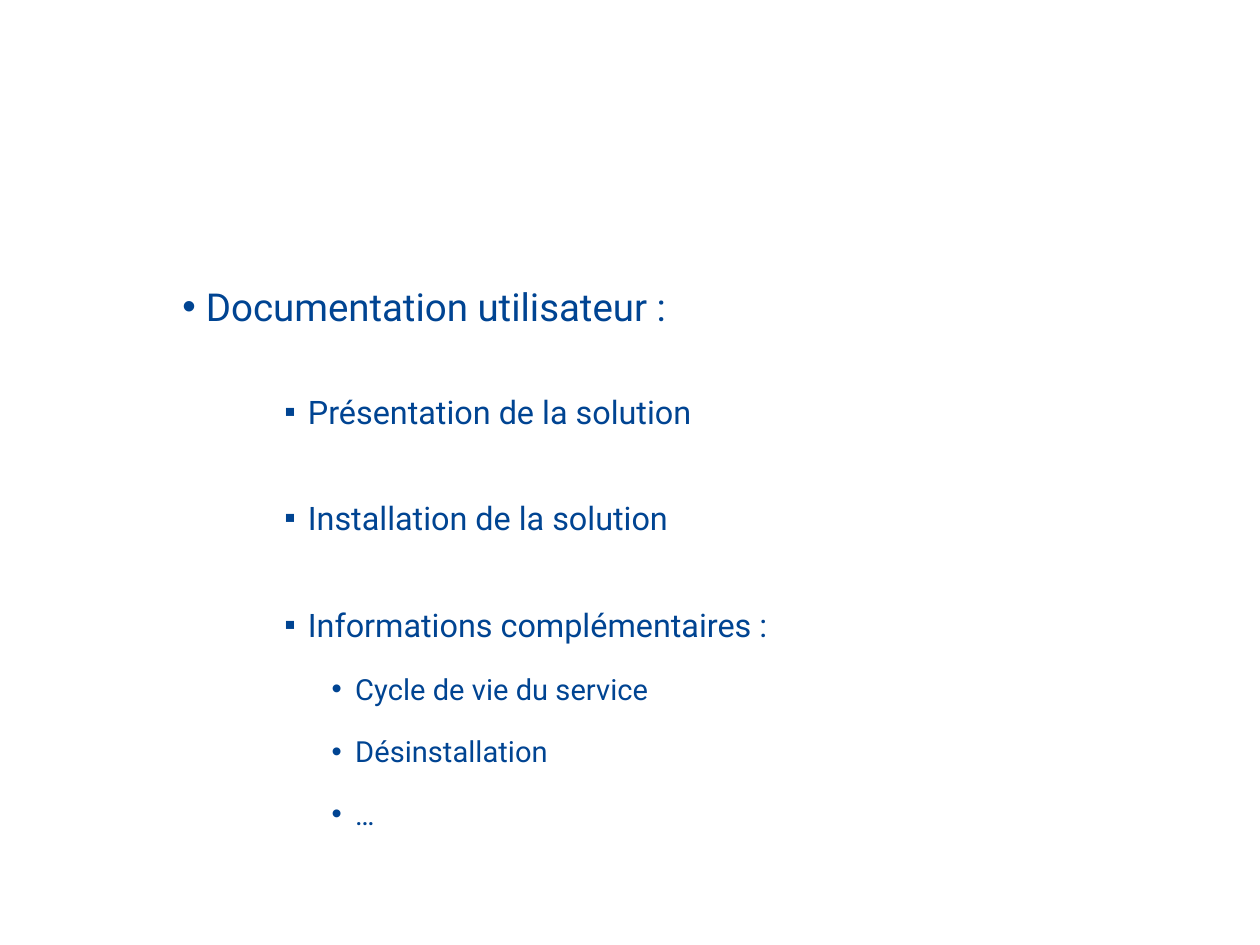
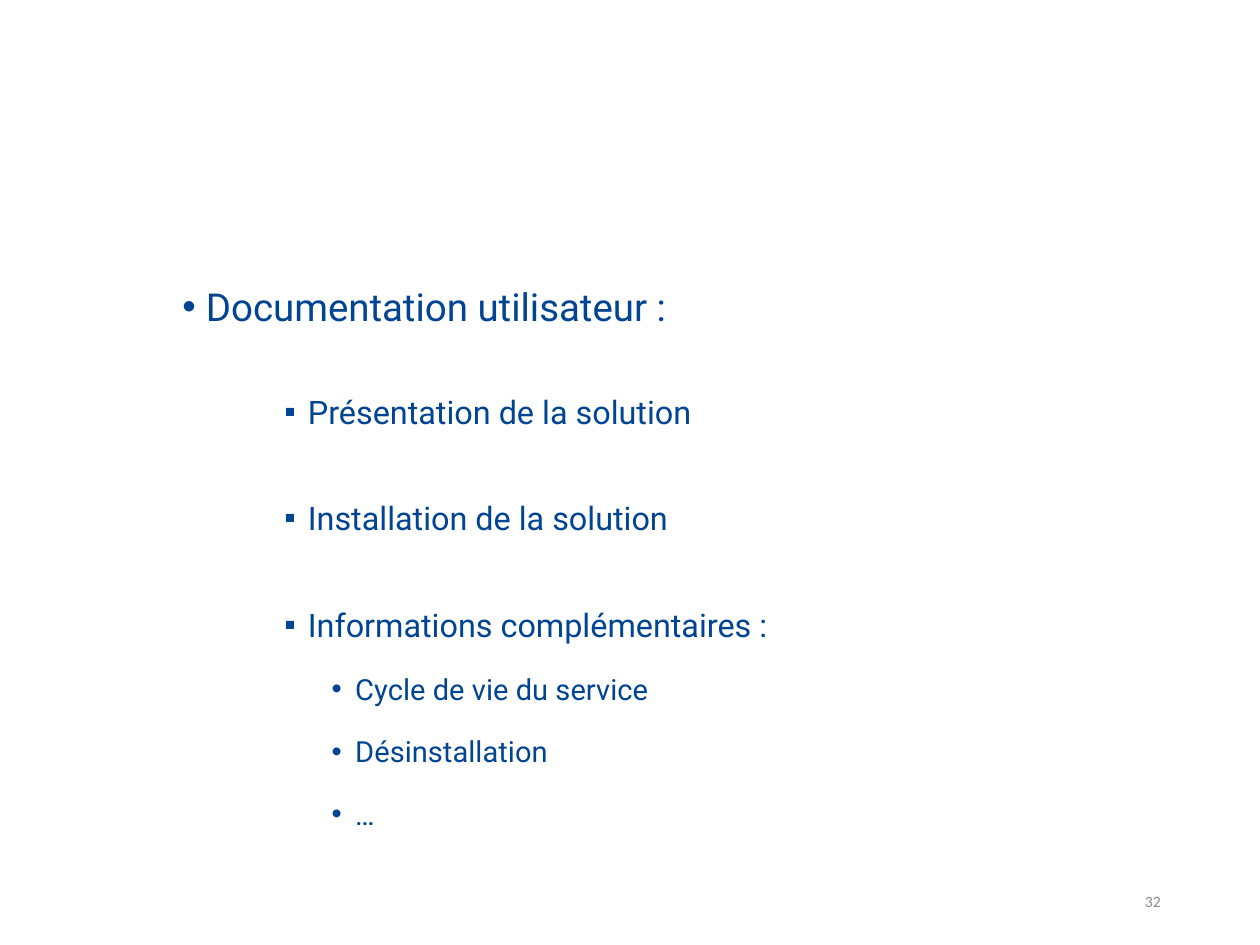
Before and after one commit to FlorentALAPETITE/Rapport_Stage_2017, a slide deck: slide 32 of Soutenance_Stage.pptx (slide 33 before the commit). Drawn at 1260x945 pixels with LibreOffice and Linux fonts; fonts in the diff are those of the drawing; background and template pictures are left out. Boxes give left, top, right and bottom in pixels: in the first picture for what was removed or moved away, otherwise in the second. Text is boxed around its words. In the diff, an @@ line names an element or a change of style, - is before the commit and + after.

```diff
--- a/Soutenance_Stage.pptx
+++ b/Soutenance_Stage.pptx
@@ page number added at [1145, 897, 1161, 907], 9 pt, text #8C8C8C @@
+32
```
Also in this commit, not shown: 25 other slides changed, 9 slides added, 10 slides removed, 3 other files.
